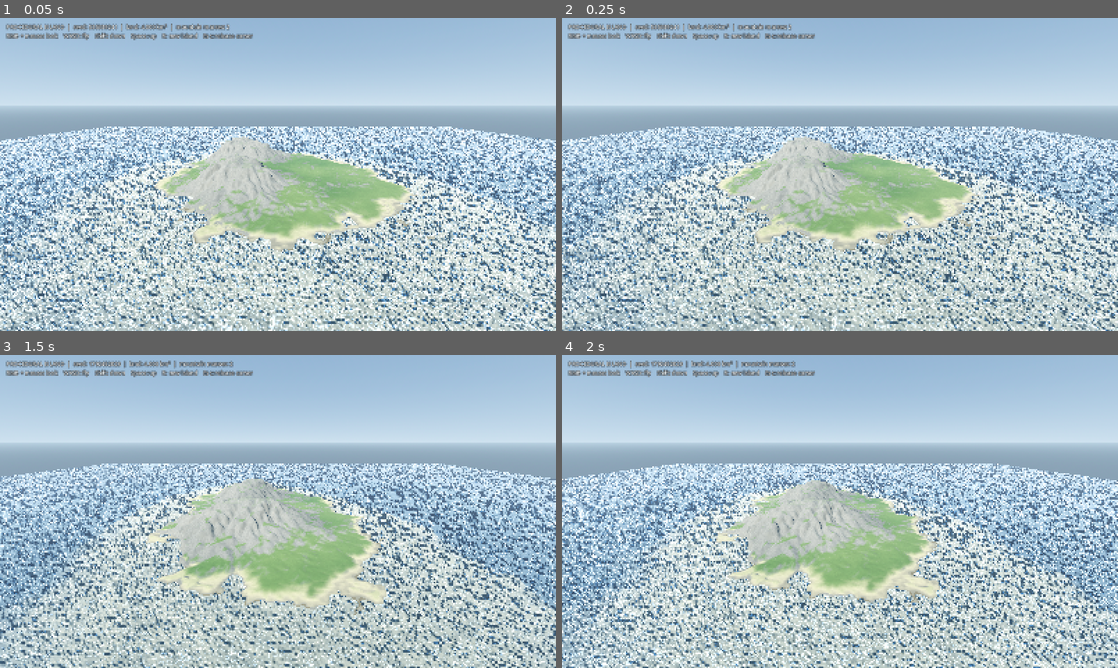
Above: before the commit, frames 1-4 (two rows, left to right).
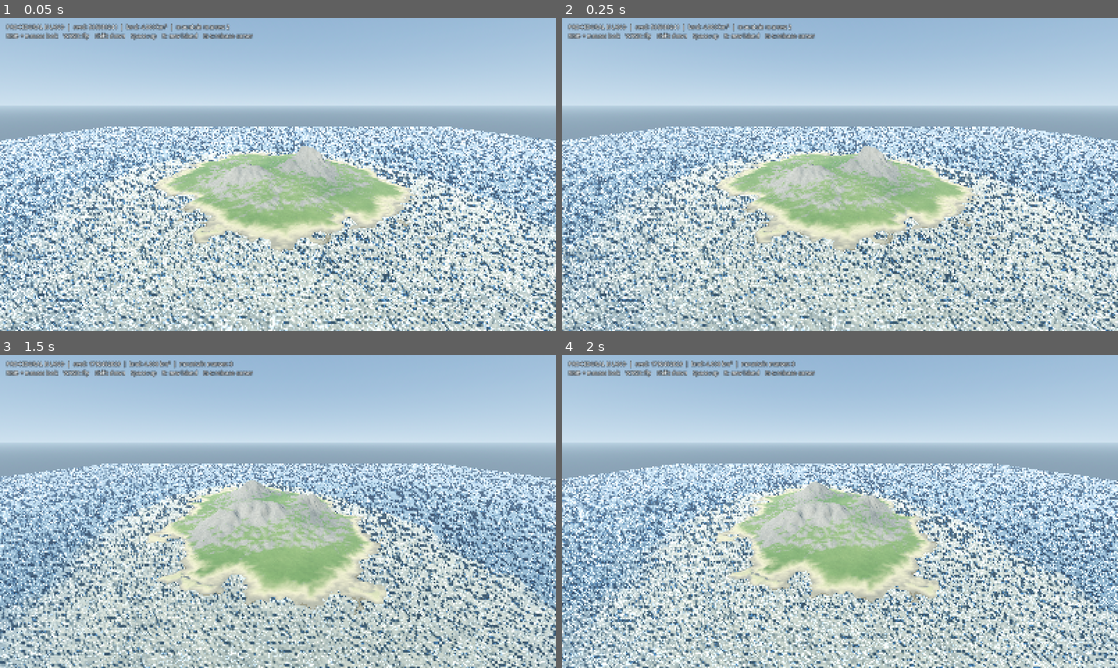
Above: after the commit, the same moments.

Repository: Temeramor/PG-Island
Game: Godot game, scene res://main.tscn
The game is run twice, just before and just after one commit, with the same random seed, the same clock (stepped at 60 frames per second) and the same inputs.
Inputs (mouse positions are in pixels of both pictures, inside the frame that each line leads up to):
- Up to frame 1 (0.05 s): no input
- Up to frame 2 (0.25 s): no input
- Up to frame 3 (1.5 s): tap Enter at 0.5 s; move the mouse to (400, 495) at 0.52 s; hold D 0.53-1.28 s; tap R at 0.6 s; click (400, 495) at 0.67 s; tap Space at 0.77 s; move the mouse to (166, 527) at 1.27 s; hold S from 1.28 s (still down); tap Shift at 1.35 s
- Up to frame 4 (2 s): keep holding S; tap Space at 1.52 s

The runs differ from the first frame. In frame 1, 4.8% of the frame differs, in the area x 28-74%, y 37-72%; in frame 2, 4.8%; in frame 3, 4.4%; in frame 4, 3.8%.

Commit message:
Refine mountain placement and strengthen erosion

Diff:
--- a/scripts/island_generator.gd
+++ b/scripts/island_generator.gd
@@ -7,7 +7,7 @@
 const COAST_RESOLUTION := 1024
 const HEIGHT_RESOLUTION := 1024
 const TARGET_LAND_AREA_M2 := 4_000_000.0
-const MAX_MOUNTAIN_MASSES := 6
+const MAX_MOUNTAIN_MASSES := 5
 
 const ErosionFilterScript = preload("res://scripts/slope_erosion_filter.gd")
 
@@ -117,8 +117,8 @@
 	var accepted_centres: Array[Vector2] = []
 
 	for i in range(desired_count):
-		var long_radius := rng.randf_range(470.0, 820.0)
-		var short_radius := rng.randf_range(300.0, 560.0)
+		var long_radius := rng.randf_range(330.0, 610.0)
+		var short_radius := rng.randf_range(215.0, 395.0)
 		var centre := _find_mountain_centre(rng, coast_values, short_radius, accepted_centres)
 		if centre.x > WORLD_SIZE:
 			if result.is_empty():
@@ -130,7 +130,7 @@
 			"angle": rng.randf_range(0.0, TAU),
 			"long_radius": long_radius,
 			"short_radius": short_radius,
-			"peak_height": rng.randf_range(215.0, 335.0),
+			"peak_height": rng.randf_range(245.0, 365.0),
 			"frequency": rng.randf_range(0.0032, 0.0052),
 			"phase": rng.randf_range(-1000.0, 1000.0),
 			"warp_strength": rng.randf_range(70.0, 145.0),
@@ -138,14 +138,21 @@
 	return result
 
 func _roll_mountain_count(rng: RandomNumberGenerator) -> int:
-	# One mountain is guaranteed. Each later mountain is 25% less likely
-	# than the previous one: 75%, 56.25%, 42.19%, and so on.
+	# Exactly one massif is guaranteed. Additional massifs become sharply rarer:
+	# P(2nd)=75%, P(3rd|2nd)=38%, P(4th|3rd)=16%, P(5th|4th)=6%.
 	var count := 1
-	var next_probability := 0.75
-	while count < MAX_MOUNTAIN_MASSES and rng.randf() < next_probability:
-		count += 1
-		next_probability *= 0.75
-	return count
+	if rng.randf() >= 0.75:
+		return count
+	count = 2
+	if rng.randf() >= 0.38:
+		return count
+	count = 3
+	if rng.randf() >= 0.16:
+		return count
+	count = 4
+	if rng.randf() >= 0.06:
+		return count
+	return 5
 
 func _find_mountain_centre(
 	rng: RandomNumberGenerator,
@@ -161,7 +168,7 @@
 		var ix := clampi(int(round((point.x / WORLD_SIZE + 0.5) * float(COAST_RESOLUTION - 1))), 0, COAST_RESOLUTION - 1)
 		var iy := clampi(int(round((point.y / WORLD_SIZE + 0.5) * float(COAST_RESOLUTION - 1))), 0, COAST_RESOLUTION - 1)
 		var signed_distance := coast_values[ix + iy * COAST_RESOLUTION]
-		if signed_distance < maxf(185.0, minimum_separation_radius * 0.62):
+		if signed_distance < maxf(320.0, minimum_separation_radius * 0.72):
 			continue
 		var separated := true
 		for other in accepted:
@@ -251,8 +258,8 @@
 						local.y * 0.0024 - phase * 0.37
 					) * 0.13
 
-					var mountain_core := 1.0 - _smoothstep(0.08, 1.22, radius)
-					var foothill_apron := 1.0 - _smoothstep(0.48, 2.05, radius)
+					var mountain_core := 1.0 - _smoothstep(0.10, 1.14, radius)
+					var foothill_apron := 1.0 - _smoothstep(0.62, 2.38, radius)
 					if mountain_core > 0.0005 or foothill_apron > 0.0005:
 						var frequency := float(mountain["frequency"])
 						var ridge_noise := mountain_noise.get_noise_2d(
@@ -271,11 +278,15 @@
 						var secondary_ridged := pow(1.0 - absf(secondary_ridge_noise), 2.15)
 						var valley_mask := pow(maxf(1.0 - absf(broad_variation) * 2.7, 0.0), 2.0)
 						var core_envelope := pow(maxf(mountain_core, 0.0), 1.28)
+						var mountain_coast_fade := _smoothstep(120.0, 980.0, sdf)
+						var foothill_coast_fade := _smoothstep(0.0, 560.0, sdf)
 						var core_height := float(mountain["peak_height"]) * core_envelope
 						core_height *= 0.59 + 0.25 * ridged + 0.16 * secondary_ridged
 						core_height -= float(mountain["peak_height"]) * 0.105 * valley_mask * core_envelope
-						var foothill_height := 39.0 * pow(maxf(foothill_apron, 0.0), 1.65)
-						foothill_height *= 0.72 + 0.20 * ridged + 0.08 * broad_variation
+						core_height *= mountain_coast_fade
+						var foothill_height := 58.0 * pow(maxf(foothill_apron, 0.0), 1.72)
+						foothill_height *= 0.70 + 0.20 * ridged + 0.10 * broad_variation
+						foothill_height *= foothill_coast_fade
 						height += maxf(core_height, 0.0) + foothill_height
 				height = maxf(height, 0.35)
 			else:
--- a/scripts/slope_erosion_filter.gd
+++ b/scripts/slope_erosion_filter.gd
@@ -1,19 +1,22 @@
 extends RefCounted
 
 ## Seeded erosion stack for the island height field.
-## The droplet pass adapts the particle flow / sediment-capacity model popularized
-## by Sebastian Lague (MIT reference implementation). The directional pass is an
-## original lightweight adaptation of Rune Skovbo Johansen's published gully/ridge
-## filter principles. A conservative talus pass adds thermal slope relaxation.
-## This is a compact CPU implementation, not a verbatim source port.
+## A deterministic CPU stack combining shallow-water flux, particle droplets,
+## multi-scale slope-aligned gullies and conservative thermal talus relaxation.
+## The hydraulic stages adapt published model structures; no third-party shader
+## kernels or the Rune Skovbo Johansen shader function are copied.
 
 const WORLD_SIZE := 10000.0
 const RESOLUTION := 1024
 const COAST_RESOLUTION := 1024
-const DROPLET_COUNT := 16000
-const DROPLET_LIFETIME := 28
+const DROPLET_COUNT := 18000
+const DROPLET_LIFETIME := 52
 const OCTAVES := 5
-const THERMAL_ITERATIONS := 4
+const THERMAL_ITERATIONS := 8
+const HYDRO_RESOLUTION := 256
+const HYDRO_ITERATIONS := 28
+const HYDRO_RAIN := 0.26
+const HYDRO_FLOW_RATE := 0.14
 
 
 func apply(
@@ -22,10 +25,224 @@
 	seed_value: int
 ) -> PackedFloat32Array:
 	var current := base_heights.duplicate()
+	current = _apply_shallow_water_erosion(current, coast_sdf, seed_value)
 	current = _apply_hydraulic_droplets(current, coast_sdf, seed_value)
 	current = _apply_slope_aligned_gullies(current, coast_sdf, seed_value)
 	current = _apply_thermal_relaxation(current, coast_sdf)
 	return current
+
+
+# Coarse shallow-water erosion inspired by grid-based hydraulic models.
+# Water flux, suspended sediment and terrain are kept in separate fields so each
+# simulation step reads a stable previous state and writes a deterministic next state.
+func _apply_shallow_water_erosion(
+	heights: PackedFloat32Array,
+	coast_sdf: PackedFloat32Array,
+	seed_value: int
+) -> PackedFloat32Array:
+	var count := HYDRO_RESOLUTION * HYDRO_RESOLUTION
+	var terrain := PackedFloat32Array()
+	var initial_terrain := PackedFloat32Array()
+	var coast := PackedFloat32Array()
+	var water := PackedFloat32Array()
+	var sediment := PackedFloat32Array()
+	var hardness := PackedFloat32Array()
+	var rain_map := PackedFloat32Array()
+	terrain.resize(count)
+	initial_terrain.resize(count)
+	coast.resize(count)
+	water.resize(count)
+	sediment.resize(count)
+	hardness.resize(count)
+	rain_map.resize(count)
+
+	for y in range(HYDRO_RESOLUTION):
+		var source_y := int(round(float(y) / float(HYDRO_RESOLUTION - 1) * float(RESOLUTION - 1)))
+		for x in range(HYDRO_RESOLUTION):
+			var source_x := int(round(float(x) / float(HYDRO_RESOLUTION - 1) * float(RESOLUTION - 1)))
+			var source_index := source_x + source_y * RESOLUTION
+			var index := x + y * HYDRO_RESOLUTION
+			terrain[index] = heights[source_index]
+			initial_terrain[index] = heights[source_index]
+			coast[index] = coast_sdf[source_index]
+			hardness[index] = 0.72 + _hash01(x, y, seed_value, 0, 3) * 0.56
+			rain_map[index] = 0.78 + _hash01(x, y, seed_value, 0, 4) * 0.44
+
+	var flux_left := PackedFloat32Array()
+	var flux_right := PackedFloat32Array()
+	var flux_up := PackedFloat32Array()
+	var flux_down := PackedFloat32Array()
+	flux_left.resize(count)
+	flux_right.resize(count)
+	flux_up.resize(count)
+	flux_down.resize(count)
+	var cell_world_size := WORLD_SIZE / float(HYDRO_RESOLUTION - 1)
+
+	for iteration in range(HYDRO_ITERATIONS):
+		# Rainfall replenishes the shallow water layer over land.
+		for index in range(count):
+			if coast[index] > 0.0:
+				water[index] += HYDRO_RAIN * rain_map[index]
+
+		# Pass A: compute outgoing water flux from the local water-surface gradient.
+		for y in range(1, HYDRO_RESOLUTION - 1):
+			for x in range(1, HYDRO_RESOLUTION - 1):
+				var index := x + y * HYDRO_RESOLUTION
+				if coast[index] <= 0.0:
+					flux_left[index] = 0.0
+					flux_right[index] = 0.0
+					flux_up[index] = 0.0
+					flux_down[index] = 0.0
+					continue
+
+				var surface := terrain[index] + water[index]
+				var left := index - 1
+				var right := index + 1
+				var up := index - HYDRO_RESOLUTION
+				var down := index + HYDRO_RESOLUTION
+				var raw_left := maxf(surface - terrain[left] - water[left], 0.0) * HYDRO_FLOW_RATE
+				var raw_right := maxf(surface - terrain[right] - water[right], 0.0) * HYDRO_FLOW_RATE
+				var raw_up := maxf(surface - terrain[up] - water[up], 0.0) * HYDRO_FLOW_RATE
+				var raw_down := maxf(surface - terrain[down] - water[down], 0.0) * HYDRO_FLOW_RATE
+				var raw_total := raw_left + raw_right + raw_up + raw_down
+				var flow_scale := minf(1.0, water[index] * 0.78 / maxf(raw_total, 0.00001))
+				flux_left[index] = raw_left * flow_scale
+				flux_right[index] = raw_right * flow_scale
+				flux_up[index] = raw_up * flow_scale
+				flux_down[index] = raw_down * flow_scale
+
+		# Pass B: update water, erode/deposit sediment, and advect suspended material.
+		var next_water := PackedFloat32Array()
+		var next_sediment := PackedFloat32Array()
+		var next_terrain := terrain.duplicate()
+		next_water.resize(count)
+		next_sediment.resize(count)
+
+		for y in range(1, HYDRO_RESOLUTION - 1):
+			for x in range(1, HYDRO_RESOLUTION - 1):
+				var index := x + y * HYDRO_RESOLUTION
+				if coast[index] <= 0.0:
+					continue
+
+				var left := index - 1
+				var right := index + 1
+				var up := index - HYDRO_RESOLUTION
+				var down := index + HYDRO_RESOLUTION
+				var incoming := flux_right[left] + flux_left[right] + flux_down[up] + flux_up[down]
+				var outgoing := flux_left[index] + flux_right[index] + flux_up[index] + flux_down[index]
+				next_water[index] = maxf(water[index] + incoming - outgoing, 0.0) * 0.988
+
+				var max_drop := maxf(
+					maxf(absf(terrain[index] - terrain[left]), absf(terrain[index] - terrain[right])),
+					maxf(absf(terrain[index] - terrain[up]), absf(terrain[index] - terrain[down]))
+				)
+				var slope := max_drop / cell_world_size
+				var flow_strength := incoming + outgoing
+				var capacity := flow_strength * (0.25 + slope * 8.0)
+				var carried := sediment[index]
+				if flow_strength > 0.008 and carried < capacity:
+					var eroded := minf((capacity - carried) * 0.20 * hardness[index], 0.42)
+					eroded = minf(eroded, maxf(terrain[index] - 0.35, 0.0))
+					next_terrain[index] -= eroded
+					carried += eroded
+				elif carried > capacity:
+					var deposited := minf(carried, (carried - capacity) * 0.24)
+					next_terrain[index] += deposited
+					carried -= deposited
+
+				var transport_fraction := clampf(
+					outgoing / maxf(water[index] + incoming, 0.02) * 0.52,
+					0.0,
+					0.78
+				)
+				var transported := carried * transport_fraction
+				next_sediment[index] += carried - transported
+				if outgoing > 0.00001:
+					if coast[left] > 0.0:
+						next_sediment[left] += transported * flux_left[index] / outgoing
+					if coast[right] > 0.0:
+						next_sediment[right] += transported * flux_right[index] / outgoing
+					if coast[up] > 0.0:
+						next_sediment[up] += transported * flux_up[index] / outgoing
+					if coast[down] > 0.0:
+						next_sediment[down] += transported * flux_down[index] / outgoing
+
+		terrain = next_terrain
+		water = next_water
+		sediment = next_sediment
+		if iteration % 7 == 6:
+			_thermal_relax_coarse(terrain, coast, cell_world_size)
+
+	# Bilinearly upsample the simulated height change, preserving all fine-scale detail.
+	var delta_field := PackedFloat32Array()
+	delta_field.resize(count)
+	for index in range(count):
+		delta_field[index] = terrain[index] - initial_terrain[index]
+
+	var scale := float(HYDRO_RESOLUTION - 1) / float(RESOLUTION - 1)
+	for y in range(RESOLUTION):
+		var gy := float(y) * scale
+		var y0 := mini(int(floor(gy)), HYDRO_RESOLUTION - 2)
+		var ty := gy - float(y0)
+		for x in range(RESOLUTION):
+			var gx := float(x) * scale
+			var x0 := mini(int(floor(gx)), HYDRO_RESOLUTION - 2)
+			var tx := gx - float(x0)
+			var a := lerpf(
+				delta_field[x0 + y0 * HYDRO_RESOLUTION],
+				delta_field[x0 + 1 + y0 * HYDRO_RESOLUTION],
+				tx
+			)
+			var b := lerpf(
+				delta_field[x0 + (y0 + 1) * HYDRO_RESOLUTION],
+				delta_field[x0 + 1 + (y0 + 1) * HYDRO_RESOLUTION],
+				tx
+			)
+			var index := x + y * RESOLUTION
+			if coast_sdf[index] > 0.0:
+				heights[index] = maxf(heights[index] + lerpf(a, b, ty) * 0.92, 0.35)
+
+	return heights
+
+
+func _thermal_relax_coarse(
+	terrain: PackedFloat32Array,
+	coast: PackedFloat32Array,
+	cell_world_size: float
+) -> void:
+	var delta := PackedFloat32Array()
+	delta.resize(HYDRO_RESOLUTION * HYDRO_RESOLUTION)
+	var talus_height := maxf(cell_world_size * 0.075, 2.8)
+	for y in range(1, HYDRO_RESOLUTION - 1):
+		for x in range(1, HYDRO_RESOLUTION - 1):
+			var index := x + y * HYDRO_RESOLUTION
+			if coast[index] <= 0.0:
+				continue
+			var right := index + 1
+			var down := index + HYDRO_RESOLUTION
+			if coast[right] > 0.0:
+				var right_difference := terrain[index] - terrain[right]
+				if absf(right_difference) > talus_height:
+					var right_transfer := minf((absf(right_difference) - talus_height) * 0.12, 0.75)
+					if right_difference > 0.0:
+						delta[index] -= right_transfer
+						delta[right] += right_transfer
+					else:
+						delta[index] += right_transfer
+						delta[right] -= right_transfer
+			if coast[down] > 0.0:
+				var difference_down := terrain[index] - terrain[down]
+				if absf(difference_down) > talus_height:
+					var transfer_down := minf((absf(difference_down) - talus_height) * 0.12, 0.75)
+					if difference_down > 0.0:
+						delta[index] -= transfer_down
+						delta[down] += transfer_down
+					else:
+						delta[index] += transfer_down
+						delta[down] -= transfer_down
+	for index in range(terrain.size()):
+		if coast[index] > 0.0:
+			terrain[index] = maxf(terrain[index] + delta[index], 0.35)
 
 
 # Droplets follow the negative height gradient, pick up sediment on downhill
@@ -79,20 +296,20 @@
 
 			var height_after := _sample_height(heights, next_position)
 			var delta_height := height_after - height_before
-			var sediment_capacity := maxf(-delta_height * speed * water * 3.0, 0.025)
+			var sediment_capacity := maxf(-delta_height * speed * water * 4.0, 0.035)
 
 			if sediment > sediment_capacity or delta_height > 0.0:
-				var deposit := minf(delta_height, sediment) if delta_height > 0.0 else (sediment - sediment_capacity) * 0.28
+				var deposit := minf(delta_height, sediment) if delta_height > 0.0 else (sediment - sediment_capacity) * 0.34
 				deposit = maxf(deposit, 0.0)
 				_deposit_bilinear(heights, position, deposit)
 				sediment -= deposit
 			else:
-				var erode_amount := minf((sediment_capacity - sediment) * 0.24, -delta_height)
+				var erode_amount := minf((sediment_capacity - sediment) * 0.38, -delta_height)
 				if erode_amount > 0.0:
 					sediment += _erode_brush(heights, position, erode_amount)
 
 			speed = sqrt(maxf(speed * speed - delta_height * 4.0, 0.01))
-			water *= 0.985
+			water *= 0.99
 			position = next_position
 			if water < 0.05:
 				break
@@ -180,7 +397,7 @@
 		var cell_size := 620.0 / pow(2.0, float(octave))
 		var stripe_period := cell_size * 0.34
 		var stripe_frequency := TAU / stripe_period
-		var amplitude := 5.2 / pow(2.0, float(octave))
+		var amplitude := 8.0 / pow(2.0, float(octave))
 
 		for y in range(1, RESOLUTION - 1):
 			var world_z := (float(y) / float(RESOLUTION - 1) - 0.5) * WORLD_SIZE
@@ -236,7 +453,7 @@
 				var coast_x := int(round(float(x) / float(RESOLUTION - 1) * float(COAST_RESOLUTION - 1)))
 				var coast_y := int(round(float(y) / float(RESOLUTION - 1) * float(COAST_RESOLUTION - 1)))
 				var inland_mask := _smoothstep(25.0, 190.0, coast_sdf[coast_x + coast_y * COAST_RESOLUTION])
-				var erosion_offset := (wave.x - fade_target) * amplitude * 0.42 * slope_mask * inland_mask
+				var erosion_offset := (wave.x - fade_target) * amplitude * 0.56 * slope_mask * inland_mask
 				next_heights[index] = maxf(terrain_height + erosion_offset, 0.35)
 
 		current = next_heights
@@ -250,7 +467,7 @@
 ) -> PackedFloat32Array:
 	var current := heights
 	var world_step := WORLD_SIZE / float(RESOLUTION - 1)
-	var talus_height := world_step * 0.24
+	var talus_height := world_step * 0.34
 
 	for iteration in range(THERMAL_ITERATIONS):
 		var delta := PackedFloat32Array()
@@ -272,7 +489,7 @@
 				if coast_sdf[right_coast_x + coast_y * COAST_RESOLUTION] > 0.0:
 					var right_difference := current[index] - current[right]
 					if absf(right_difference) > talus_height:
-						var right_transfer := minf((absf(right_difference) - talus_height) * 0.17, 1.25)
+						var right_transfer := minf((absf(right_difference) - talus_height) * 0.22, 1.5)
 						if right_difference > 0.0:
 							delta[index] -= right_transfer
 							delta[right] += right_transfer
@@ -282,7 +499,7 @@
 				if coast_sdf[coast_x + down_coast_y * COAST_RESOLUTION] > 0.0:
 					var down_difference := current[index] - current[down]
 					if absf(down_difference) > talus_height:
-						var down_transfer := minf((absf(down_difference) - talus_height) * 0.17, 1.25)
+						var down_transfer := minf((absf(down_difference) - talus_height) * 0.22, 1.5)
 						if down_difference > 0.0:
 							delta[index] -= down_transfer
 							delta[down] += down_transfer
Not shown, changed: docs/SOURCES.md
